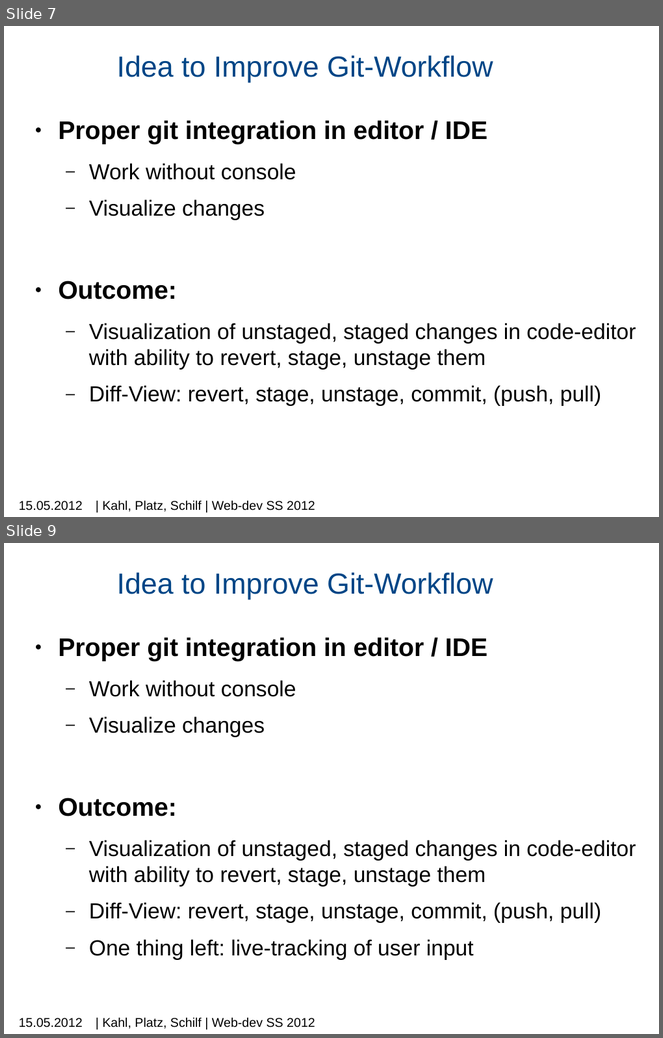
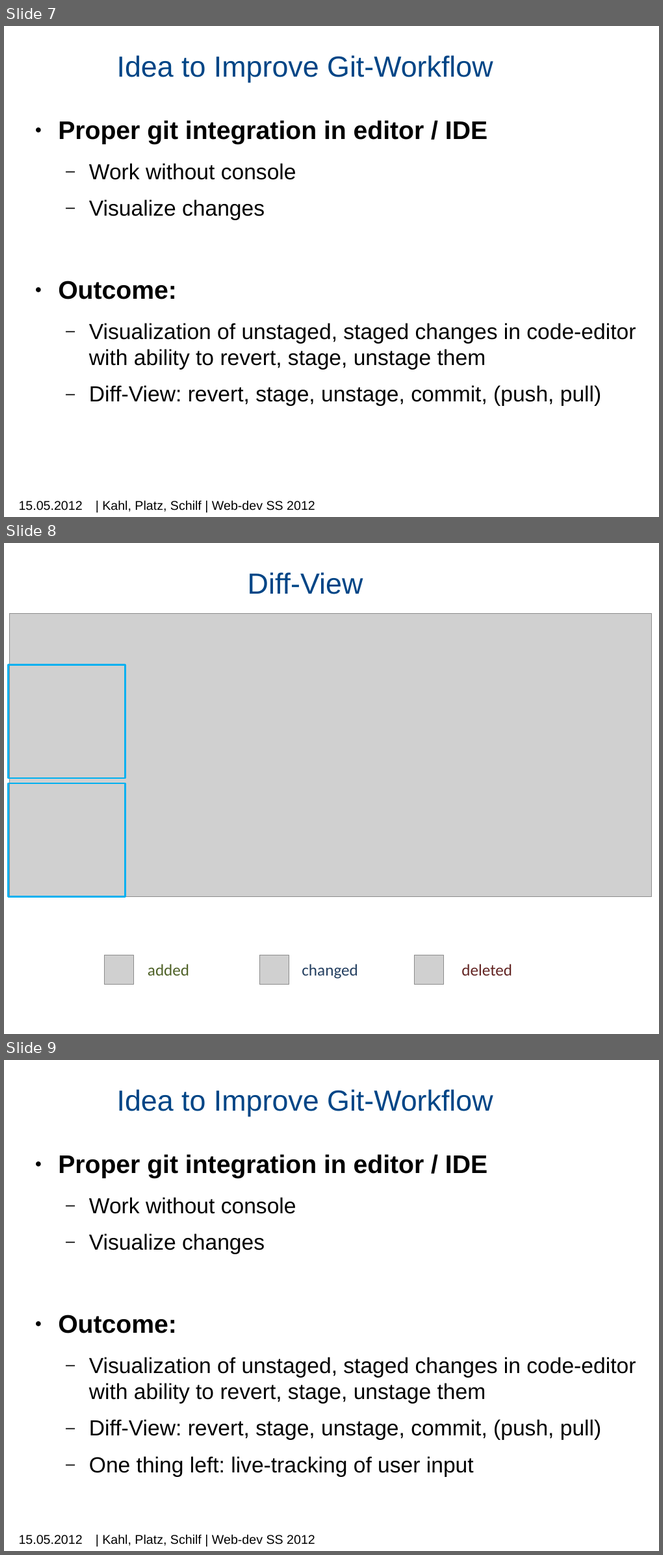
Before and after one commit to machisuji/webdev-spm, a slide deck: seminar/presentation/mps-c9.pptx. Shown one above the other, each under a label of ours: slides 7 and 9 before the commit, slides 7, 8 and 9 after it; the slides between them are not shown. The pictures are 663x1038 and 663x1555 pixels, drawn with LibreOffice and Linux fonts; fonts in the diff are those of the drawing; grey boxes stand for pictures; background and template pictures are left out. Boxes give left, top, right and bottom in pixels: in the first picture for what was removed or moved away, otherwise in the second. Text is boxed around its words. In the diff, an @@ line names an element or a change of style, - is before the commit and + after.

Commit message:
presentation

```diff
--- a/seminar/presentation/mps-c9.pptx
+++ b/seminar/presentation/mps-c9.pptx
@@ slide 8 added at [4,543,659,1034], background picture (left out) @@
@@ text added at [248,572,363,594], 32 pt, text #004586 @@
+Diff-View
@@ picture added at [9,613,651,897] @@
@@ rectangle added at [9,665,125,778], outline #00B0F0 2 pt @@
@@ rectangle added at [9,783,125,897], outline #00B0F0 2 pt @@
@@ picture added at [105,956,134,984] @@
@@ text added at [148,964,189,976], 18 pt, text #4F6228 @@
+added
@@ picture added at [260,956,289,984] @@
@@ text added at [302,964,358,979], 18 pt, text #254061 @@
+changed
@@ picture added at [415,956,443,984] @@
@@ text added at [462,964,512,976], 18 pt, text #632523 @@
+deleted
```
Also in this commit, not shown: 1 other slide added, 2 slides removed.
